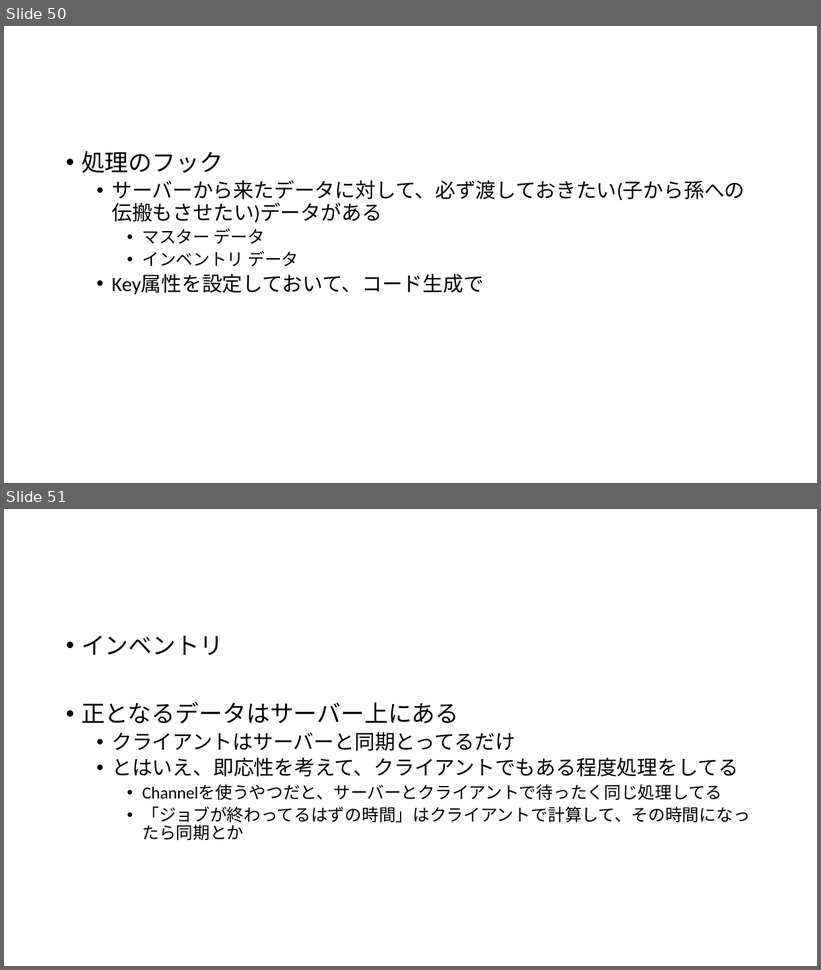
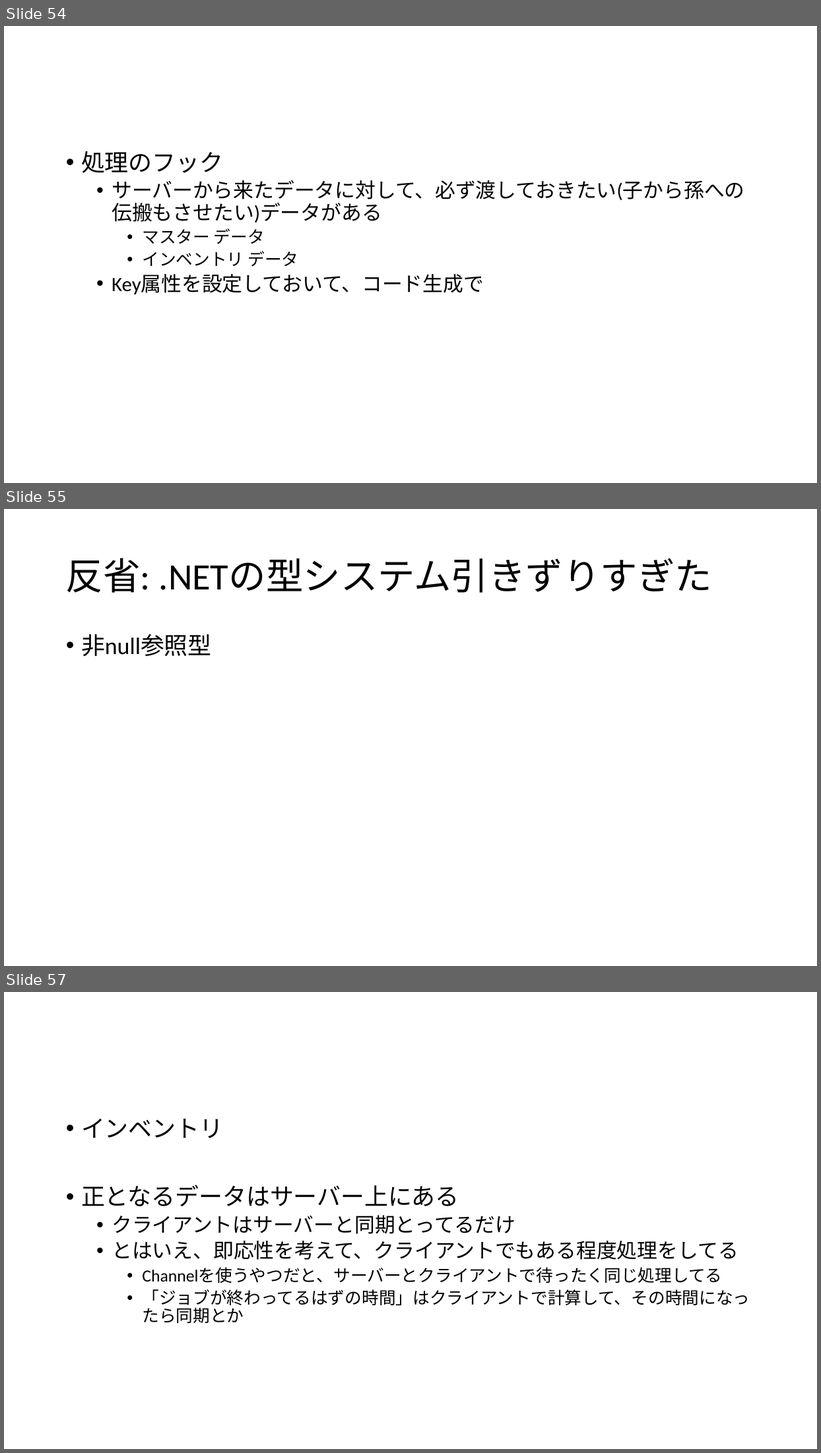
Before and after one commit to ppcuni/UnityCsharp20150321, a slide deck: doc/自社フレームワーク.pptx. Shown one above the other, each under a label of ours: slides 50 and 51 before the commit, slides 54, 55 and 57 after it; the slides between them are not shown. The pictures are 821x970 and 821x1453 pixels, drawn with LibreOffice and Linux fonts; fonts in the diff are those of the drawing. Boxes give left, top, right and bottom in pixels: in the first picture for what was removed or moved away, otherwise in the second. Text is boxed around its words. In the diff, an @@ line names an element or a change of style, - is before the commit and + after.

```diff
--- a/doc/自社フレームワーク.pptx
+++ b/doc/自社フレームワーク.pptx
@@ slide 55 added at <box>4,509,817,966</box>, background #FFFFFF @@
@@ title added at <box>66,558,712,593</box>, 44 pt, text #000000 @@
+反省: .NETの型システム引きずりすぎた
@@ text added at <box>81,634,212,656</box>, 28 pt, text #000000 @@
+• 非null参照型
@@ what was slide 50 is now slide 54 @@
@@ what was slide 51 is now slide 57 @@
```
Also in this commit, not shown: 1 slide changed, 5 other slides added.
